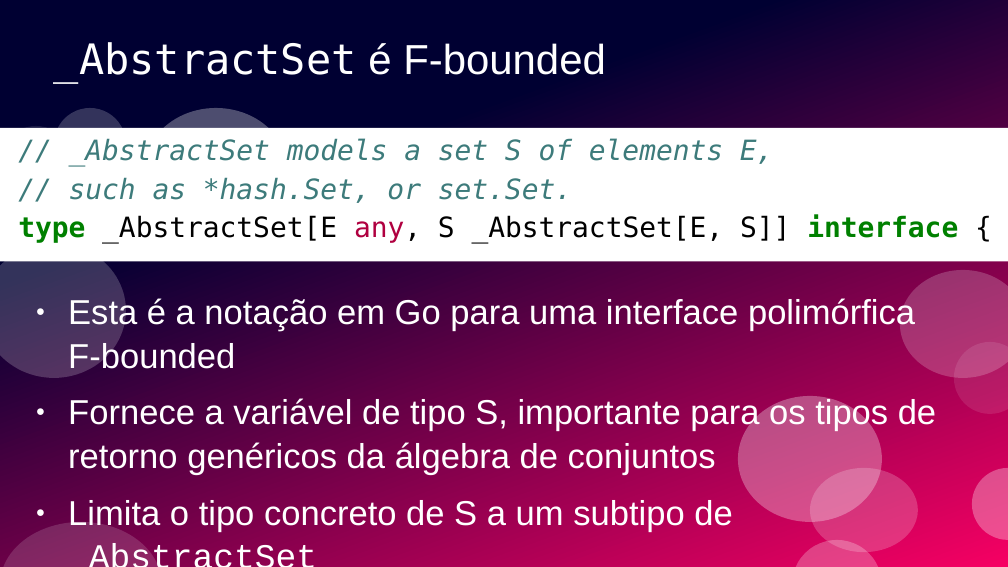
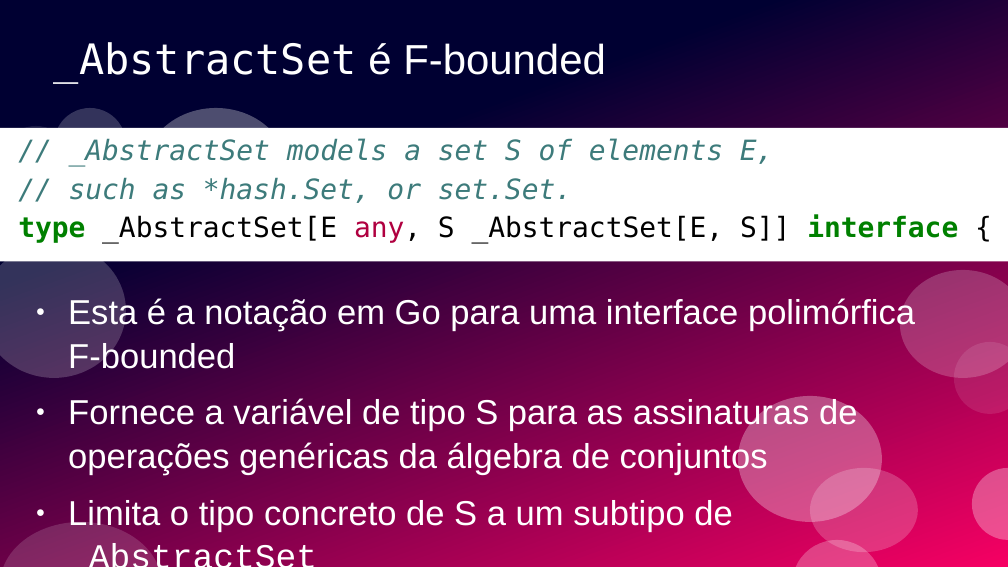
Before and after one commit to ramalho/sets-in-go, a slide deck: slide 60 of conj-em-go1_28.odp (slide 57 before the commit). Drawn at 1008x567 pixels with LibreOffice and Linux fonts; fonts in the diff are those of the drawing. Boxes give left, top, right and bottom in pixels: in the first picture for what was removed or moved away, otherwise in the second. Text is boxed around its words. In the diff, an @@ line names an element or a change of style, - is before the commit and + after.

```diff
--- a/conj-em-go1_28.odp
+++ b/conj-em-go1_28.odp
@@ text at (x1=68, y1=397, x2=857, y2=475): text changed @@
-● Fornece a variável de tipo S, importante para os tipos de retorno genéricos da álgebra de conjuntos
+● Fornece a variável de tipo S para as assinaturas de operações genéricas da álgebra de conjuntos
```
Also in this commit, not shown: 35 other slides changed, 5 slides added, 3 slides removed, 1 other file.
